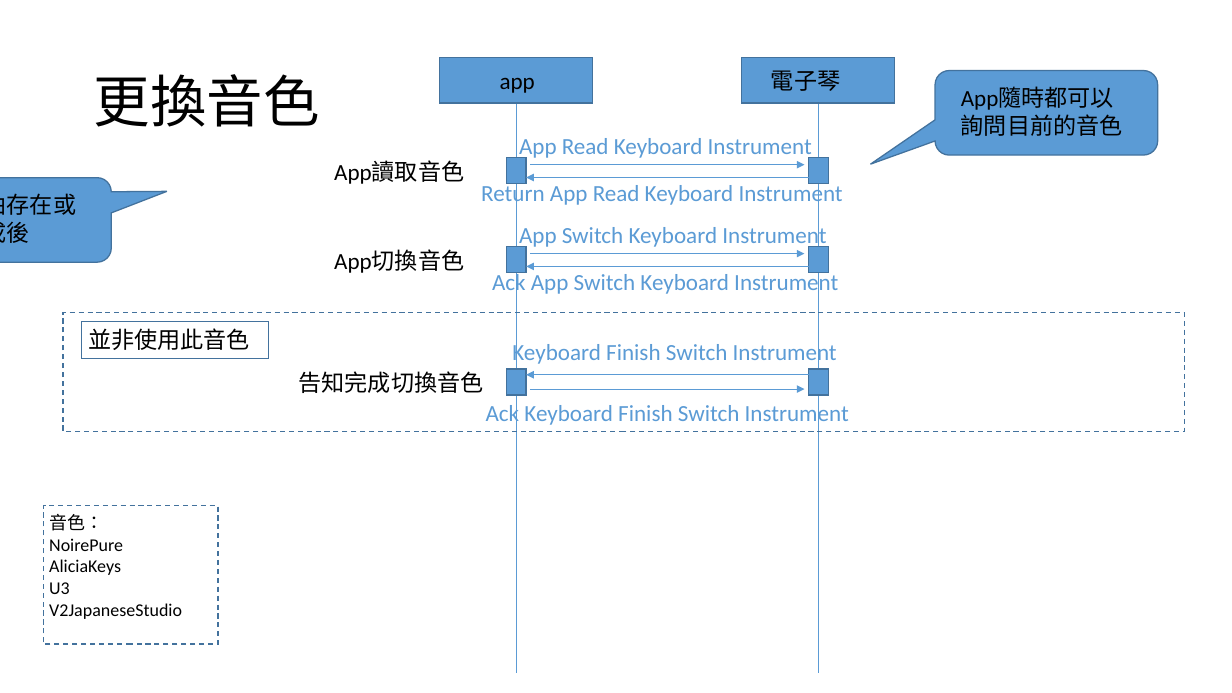
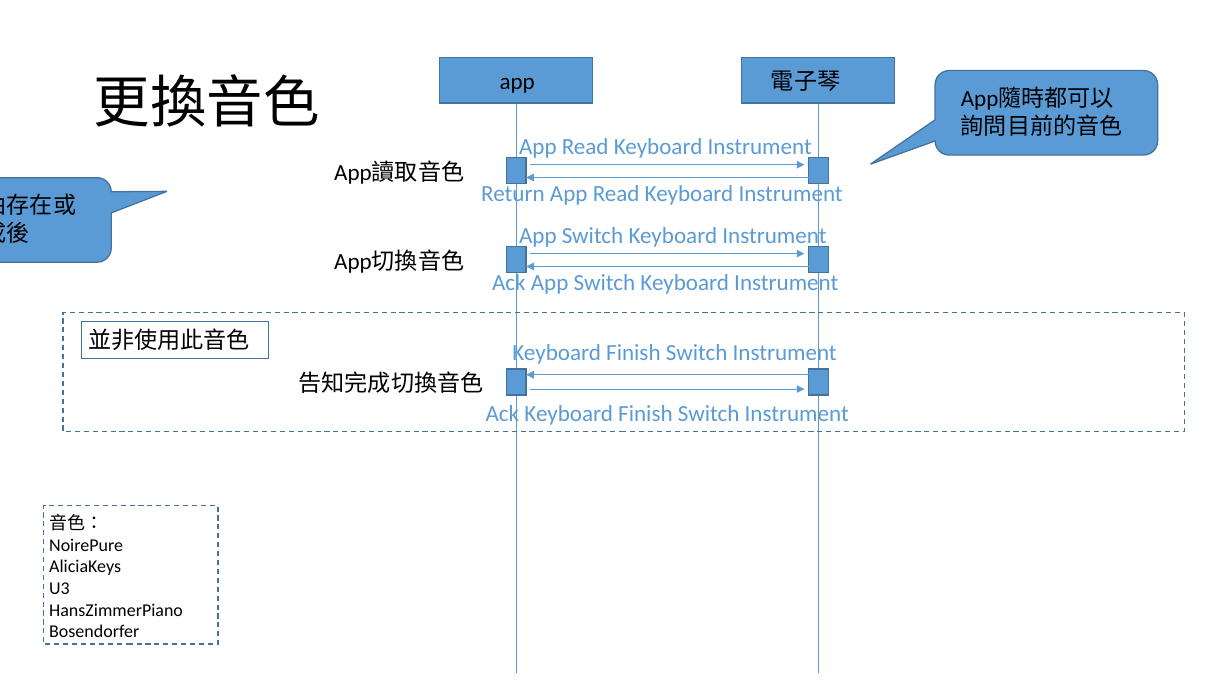
Before and after one commit to lisyaoran51/MeteoKB2, a slide deck: slide 28 of 藍芽溝通方式_20210514.pptx. Drawn at 1232x693 pixels with LibreOffice and Linux fonts; fonts in the diff are those of the drawing. Boxes give left, top, right and bottom in pixels: in the first picture for what was removed or moved away, otherwise in the second. Text is boxed around its words. In the diff, an @@ line names an element or a change of style, - is before the commit and + after.

```diff
--- a/藍芽溝通方式_20210514.pptx
+++ b/藍芽溝通方式_20210514.pptx
@@ text at bbox=[49, 603, 183, 637]: text changed @@
-V2JapaneseStudio
+HansZimmerPiano
+Bosendorfer
```
Also in this commit, not shown: 1 other file.
